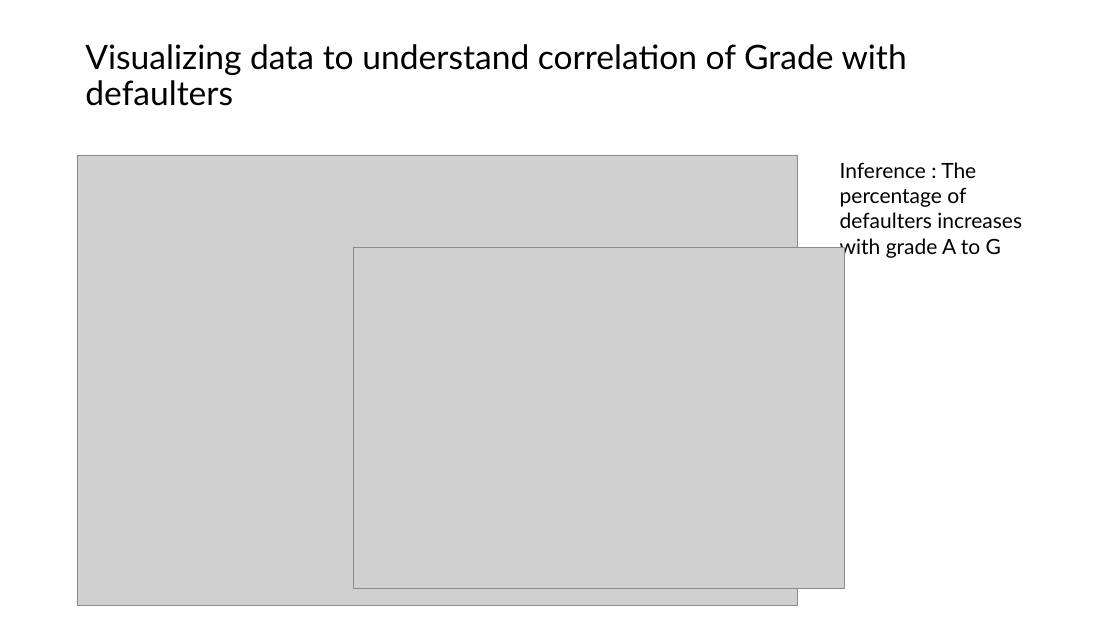
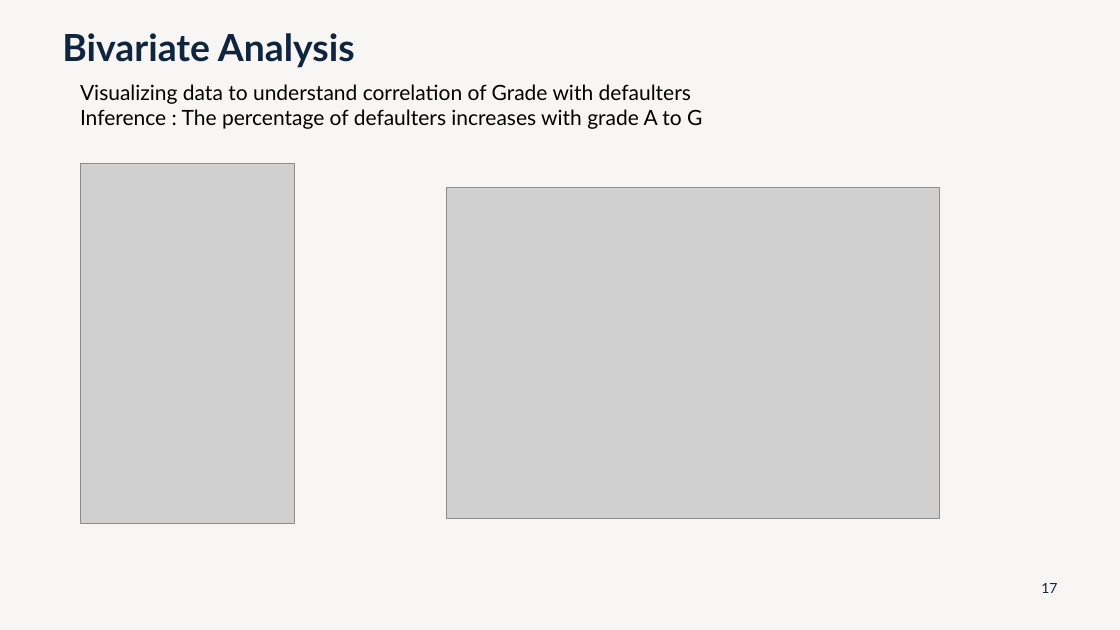
Before and after one commit to rengs-commits/LendingClubCaseStudy, a slide deck: slide 17 of Renganayaki.pptx (slide 8 before the commit). Drawn at 1120x630 pixels with LibreOffice and Linux fonts; fonts in the diff are those of the drawing; grey boxes stand for pictures. Boxes give left, top, right and bottom in pixels: in the first picture for what was removed or moved away, otherwise in the second. Text is boxed around its words. In the diff, an @@ line names an element or a change of style, - is before the commit and + after.

```diff
--- a/Renganayaki.pptx
+++ b/Renganayaki.pptx
@@ background #FFFFFF to #DCD3CC at 20% opacity @@
@@ title added at (x1=62, y1=33, x2=355, y2=68), 32 pt, text #0F253E, bold @@
+Bivariate Analysis
@@ title removed at (x1=85, y1=44, x2=907, y2=106) @@
-Visualizing data to understand correlation of Grade with defaulters
@@ text "Visualizing data to understand correlation ..." moved from (x1=840, y1=162, x2=1022, y2=258) to (x1=80, y1=84, x2=702, y2=129) @@
@@ text at (x1=80, y1=84, x2=691, y2=104): paragraph added @@
+Visualizing data to understand correlation of Grade with defaulters
@@ picture removed at (x1=77, y1=155, x2=797, y2=606) @@
@@ picture added at (x1=80, y1=163, x2=294, y2=523) @@
@@ picture added at (x1=447, y1=187, x2=939, y2=518) @@
@@ picture removed at (x1=353, y1=248, x2=844, y2=588) @@
@@ page number added at (x1=1041, y1=583, x2=1057, y2=593), 12 pt, text #0F253E @@
+17
```
Also in this commit, not shown: 21 slides added, 12 slides removed, 1 other file.
